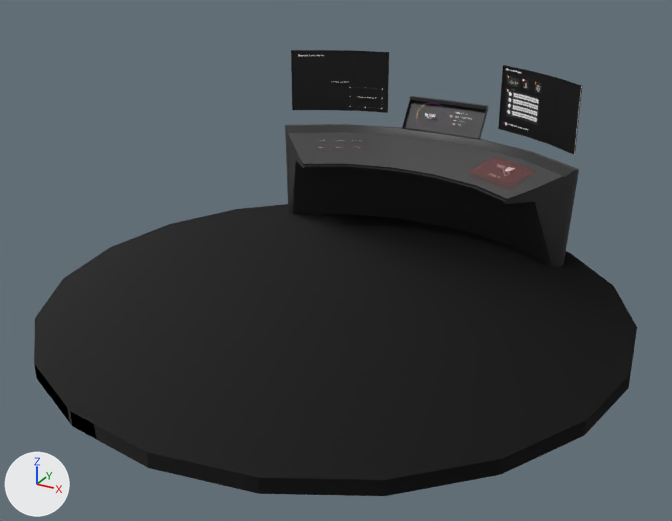
One commit to the FBX model Assets/Modeling/OCCdesktop.fbx: the scene before it, then after it.
Both versions are drawn from a 50 mm camera at (0.1059, -0.2433, 0.1077) aimed at (0.0033, -0.0568, 0.0145). The lights are fixed; the arrows at lower left show +X, +Y and +Z. Where no turn or scale is listed for an object, it has been applied to the vertices. Vertices at the same position are counted once.

In view in the first picture: 'desk_body', 'floor', 'monitor_left', 'monitor_right'.
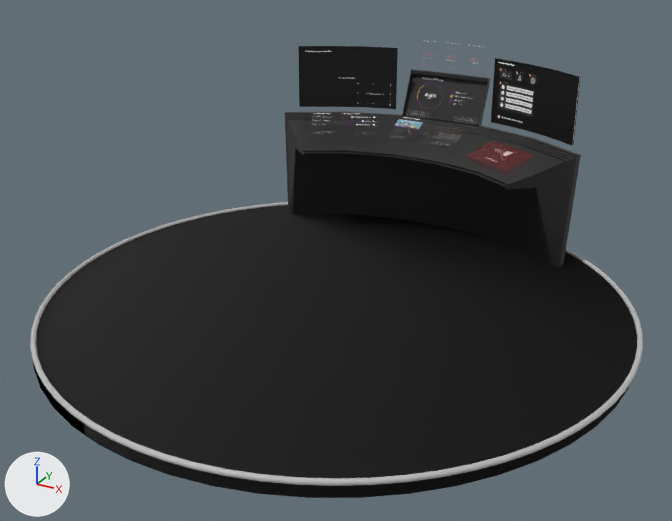
Where the newer file only moved an object's origin or applied its transform, the numbers keep the older frame.

Boxes [x1, y1, x2, y2] around the edits, measured in the pictures (672 x 521 px):
'floor', reshaped: before [34, 204, 637, 496]; after [33, 205, 637, 498]
'desk_body', reshaped, moved (16% taller): before [285, 96, 579, 267]; after [285, 69, 581, 267]
'pTorus1', added: after [30, 202, 643, 486]
'monitor_left', moved: before [291, 50, 389, 113]; after [298, 46, 398, 109]
'monitor_right', moved, turned: before [498, 65, 582, 155]; after [491, 58, 581, 146]
'gamelist_screen', added: after [393, 117, 450, 145]
'configure_button', moved: before [489, 164, 515, 178]; after [488, 149, 513, 162]
part 1 of me_mesh, built on: before [285, 96, 579, 252]; after [285, 69, 581, 251]
part 2 of me_mesh, recoloured: before [289, 132, 562, 199]; after [288, 120, 565, 184]

What changed in the scene script:
```text
Add img_gamelist_png:
    img_gamelist_png = load_image('gamelist.png', '../Material/gamelist.png', 1101, 1101, 'Non-Color')
Add mat_lambert1:
    mat_lambert1 = principled_material('lambert1')
    mat_lambert1.base_color = (0.5, 0.5, 0.5)  # grey #bcbcbc
Add mat_gamelist:
    mat_gamelist = bpy.data.materials.new('gamelist')
    # uses the picture img_gamelist_png
Change me_mesh:
    used by ob_desk_body; location = (0.0, 0.0, 0.016); rotation_euler = (1.571, 0.0, -1.571), in degrees (90, 0, -90); scale = (0.01, 0.01, 0.01)
    remove me_mesh.from_pydata(...)  # 113 vertices, 108 faces; spans x -2.17..1.4, y -1.61..2.16, z -4.69..4.69
    add me_mesh.from_pydata(...)  # 351 vertices, 326 faces; spans x -2.17..1.4, y -2.05..2.59, z -4.69..4.69
    me_mesh part 1: 42 vertices moved from x -2.17..0.17, y -1.61..2.16, z -4.57..4.57 to x -2.17..0.17, y -2.05..2.59, z -4.57..4.57; 2 vertices removed from x 0.13, y -1.6, z -4.5..4.5; 240 vertices added at x -1.5..0.18, y -2.04..1.26, z -4.62..4.62
    me_mesh part 2: 6 faces spanning x -1.2..1.32, y 0.6..1.11, z -4.37..4.37 switch from mat_lambert12 (black #444444) to mat_lambert4 (black #262626)
    add me_mesh.materials.append(mat_lambert1)  # grey #bcbcbc
Change me_mesh_005:
    used by ob_floor; location = (0.0, -0.0515, -0.0019)
    remove me_mesh_005.from_pydata(...)  # 42 vertices, 60 faces; spans x -0.076..0.076, y -0.076..0.076, z -0.002..0.002
    add me_mesh_005.from_pydata(...)  # 102 vertices, 150 faces; spans x -0.076..0.076, y -0.076..0.076, z -0.002..0.002
    me_mesh_005 part 3: 20 vertices removed from x -0.072..0.072, y -0.076..0.076, z -0.002..0.002; 80 vertices added at x -0.076..0.076, y -0.076..0.076, z -0.002..0.002
Add me_mesh_008:
    me_mesh_008.from_pydata(...)  # a torus around z (ring radius 0.076, tube radius 0.001) spanning x -0.077..0.077, y -0.077..0.077, z -0.001..0.001
    me_mesh_008.materials.append(mat_lambert1)  # grey #bcbcbc
Add me_mesh_003_1:
    me_mesh_003_1.from_pydata(...)  # 4 vertices, 1 face; spans x -0.0112..0.0113, y -0.007..0.007, z -0.0011..0.0038
    me_mesh_003_1.materials.append(mat_gamelist)
Change ob_monitor_right:
    ob_monitor_right.location: (0.024, 0.0119, 0.0464) -> (0.0217, 0.0124, 0.0481)
    ob_monitor_right.rotation_euler: (1.571, 0.0, -0.349) -> (1.571, 0.0, -0.262)  # degrees (90, 0, -20) -> degrees (90, 0, -15)
Change ob_desk_body:
    ob_desk_body.location: (0.0, 0.0, 0.016) -> (0.0, 0.0, 0.0201)
Change ob_monitor_left:
    ob_monitor_left.location: (-0.041, 0.0067, 0.0464) -> (-0.0377, 0.0056, 0.0481)
Add ob_ptorus1:
    ob_ptorus1 = bpy.data.objects.new('pTorus1', me_mesh_008)
    ob_ptorus1.location = (0.0006, -0.0515, 0.0)
Add ob_gamelist_screen:
    ob_gamelist_screen = bpy.data.objects.new('gamelist_screen', me_mesh_003_1)
    ob_gamelist_screen.location = (0.0009, 0.0033, 0.0312)
```
